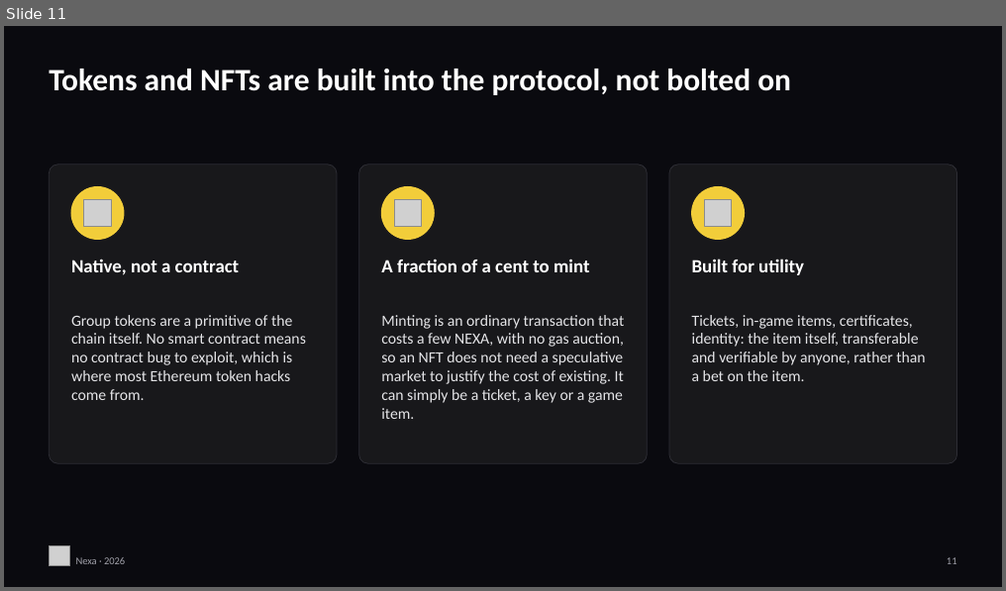
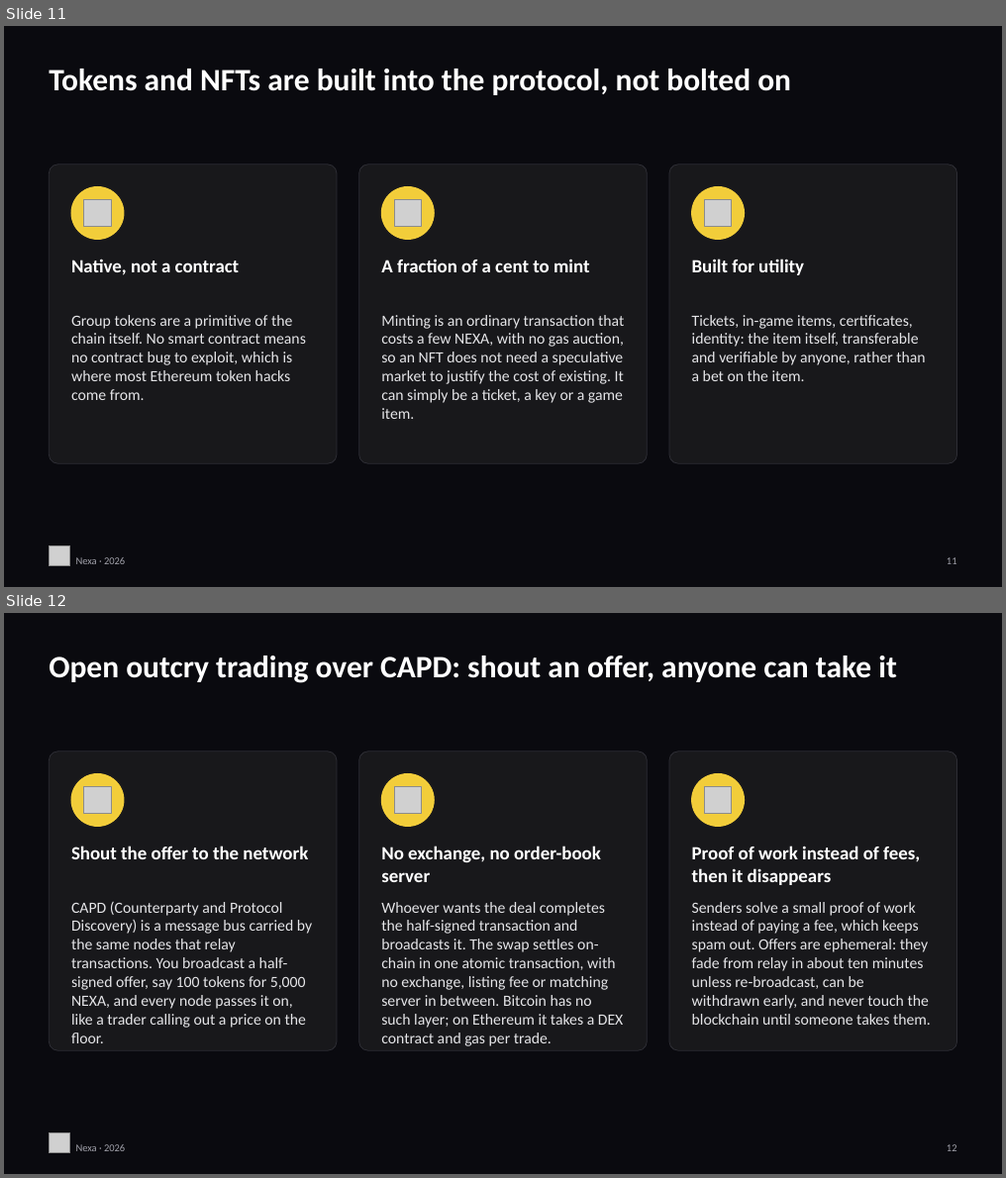
Before and after one commit to jQrgen/presentations, a slide deck: docs/nexa-vs-bitcoin-ethereum/Nexa-vs-Bitcoin-Ethereum.pptx. Shown one above the other, each under a label of ours: slide 11 before the commit, slides 11 and 12 after it. The pictures are 1006x591 and 1006x1178 pixels, drawn with LibreOffice and Linux fonts; fonts in the diff are those of the drawing; grey boxes stand for pictures. Boxes give left, top, right and bottom in pixels: in the first picture for what was removed or moved away, otherwise in the second. Text is boxed around its words. In the diff, an @@ line names an element or a change of style, - is before the commit and + after.

Commit message:
Nexa deck: CAPD open outcry slide and comparison row (16 slides)

```diff
--- a/docs/nexa-vs-bitcoin-ethereum/Nexa-vs-Bitcoin-Ethereum.pptx
+++ b/docs/nexa-vs-bitcoin-ethereum/Nexa-vs-Bitcoin-Ethereum.pptx
@@ slide 12 added at [4,613,1002,1174], background #0A0A0F @@
@@ text added at [49,656,897,683], 30 pt, text #FFFFFF, bold @@
+Open outcry trading over CAPD: shout an offer, anyone can take it
@@ rounded rectangle added at [49,752,337,1051], fill #18181B, outline #2E2E35 0.75 pt @@
@@ rounded rectangle added at [358,752,647,1051], fill #18181B, outline #2E2E35 0.75 pt @@
@@ rounded rectangle added at [669,752,957,1051], fill #18181B, outline #2E2E35 0.75 pt @@
@@ ellipse added at [71,774,124,827], fill #F2CD3A, outline #F2CD3A 1 pt @@
@@ picture added at [84,786,111,814] @@
@@ ellipse added at [381,774,434,827], fill #F2CD3A, outline #F2CD3A 1 pt @@
@@ picture added at [394,786,421,814] @@
@@ ellipse added at [692,774,745,827], fill #F2CD3A, outline #F2CD3A 1 pt @@
@@ picture added at [705,786,732,814] @@
@@ text added at [71,846,308,860], 18 pt, text #FFFFFF, bold @@
+Shout the offer to the network
@@ text added at [381,846,601,882], 18 pt, text #FFFFFF, bold @@
+No exchange, no order-book server
@@ text added at [692,846,920,885], 18 pt, text #FFFFFF, bold @@
+Proof of work instead of fees, then it disappears
@@ text added at [71,902,312,1028], 15 pt, text #E4E4E7 @@
+CAPD (Counterparty and Protocol Discovery) is a message bus carried by the same nodes that relay transactions. You broadcast a half-signed offer, say 100 tokens for 5,000 NEXA, and every node passes it on, like a trader calling out a price on the floor.
@@ text added at [381,902,624,1047], 15 pt, text #E4E4E7 @@
+Whoever wants the deal completes the half-signed transaction and broadcasts it. The swap settles on-chain in one atomic transaction, with no exchange, listing fee or matching server in between. Bitcoin has no such layer; on Ethereum it takes a DEX contract and gas per trade.
@@ text added at [692,902,931,1025], 15 pt, text #E4E4E7 @@
+Senders solve a small proof of work instead of paying a fee, which keeps spam out. Offers are ephemeral: they fade from relay in about ten minutes unless re-broadcast, can be withdrawn early, and never touch the blockchain until someone takes them.
@@ picture added at [49,1134,70,1154] @@
@@ text added at [76,1145,125,1152], 10 pt, text #A1A1AA @@
+Nexa · 2026
@@ text added at [946,1145,957,1152], 10 pt, text #A1A1AA @@
+12
```
Also in this commit, not shown: 4 slides changed, 19 other files.
